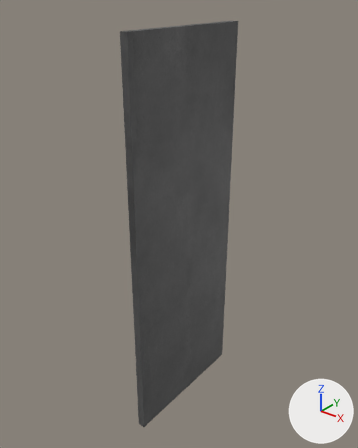
The FBX model PennVR_2025/Assets/STUDENT_Imports/Building 03/20251014_Building03_top unit_door3.fbx as it was, and as the next commit left it.
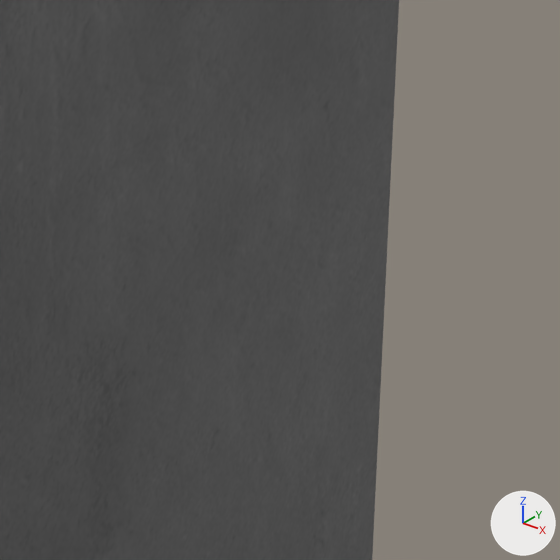
There are two pictures of each version: one whole from a 50 mm lens placed at (13.15, 0.48, 14.39), pointed at (11.71, 2.28, 13.27), one close up on the part from 49% to 70% of the width and 47% to 64% of the height. The lights are fixed; the arrows at lower right show +X, +Y and +Z. The last two pictures show the newer version. Where no turn or scale is listed for an object, it has been applied to the vertices.

The scene before the commit, as lines of its bpy script (objects in view):
```python
me_object_1 = bpy.data.meshes.new('Object_1')
me_object_1.from_pydata(...)  # a box spanning x 11.73..11.77, y 1.9..2.66, z 12.19..14.22
me_object_1.materials.append(mat_greymetal01)  # picture img_grey_metal_01_diffuse_png
ob_object_1 = bpy.data.objects.new('Object_1', me_object_1)
ob_object_1.location = (0.0, 0.0, 0.0)
```
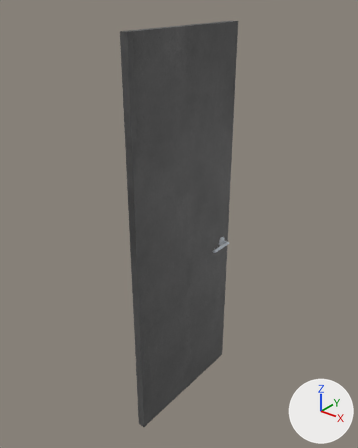
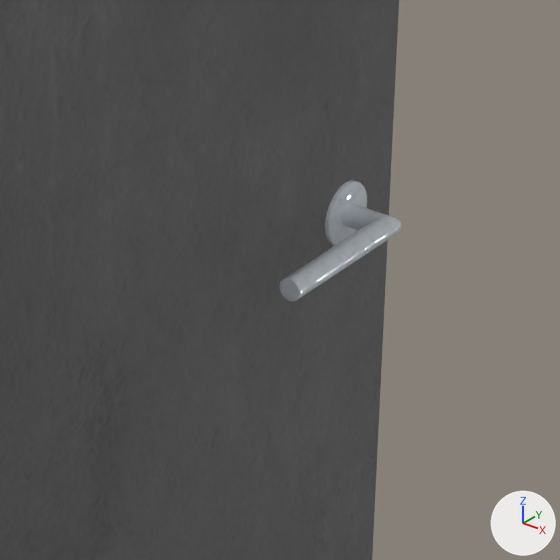
Diff of the bpy script that builds the scene:
```diff
--- a/PennVR_2025/Assets/STUDENT_Imports/Building 03/20251014_Building03_top unit_door3.fbx.py
+++ b/PennVR_2025/Assets/STUDENT_Imports/Building 03/20251014_Building03_top unit_door3.fbx.py
@@ img_doorhandle3albedo_png @@
+img_doorhandle3albedo_png = load_image('DoorHandle3Albedo.png', 'Materials/DoorHandle3Albedo.png', 4096, 4096, 'sRGB')
@@ mat_doorhandle3__1 @@
+mat_doorhandle3__1 = principled_material('DoorHandle3 (1)')
+mat_doorhandle3__1.texture = img_doorhandle3albedo_png
+mat_doorhandle3__1.roughness = 0.0
@@ me_doorhandle3 @@
+me_doorhandle3.from_pydata(...)  # 385 vertices, 383 faces; spans x 11.772..11.819, y 2.468..2.622, z 13.032..13.085
+me_doorhandle3.materials.append(mat_doorhandle3__1)  # picture img_doorhandle3albedo_png
@@ ob_doorhandle3 @@
+ob_doorhandle3 = bpy.data.objects.new('DoorHandle3', me_doorhandle3)
+ob_doorhandle3.location = (0.0, 0.0, 0.0)
```

Location of each change, [x1, y1, x2, y2] in pixels of the close-ups (560 x 560 px):
'DoorHandle3', added: after [279, 180, 401, 302]
